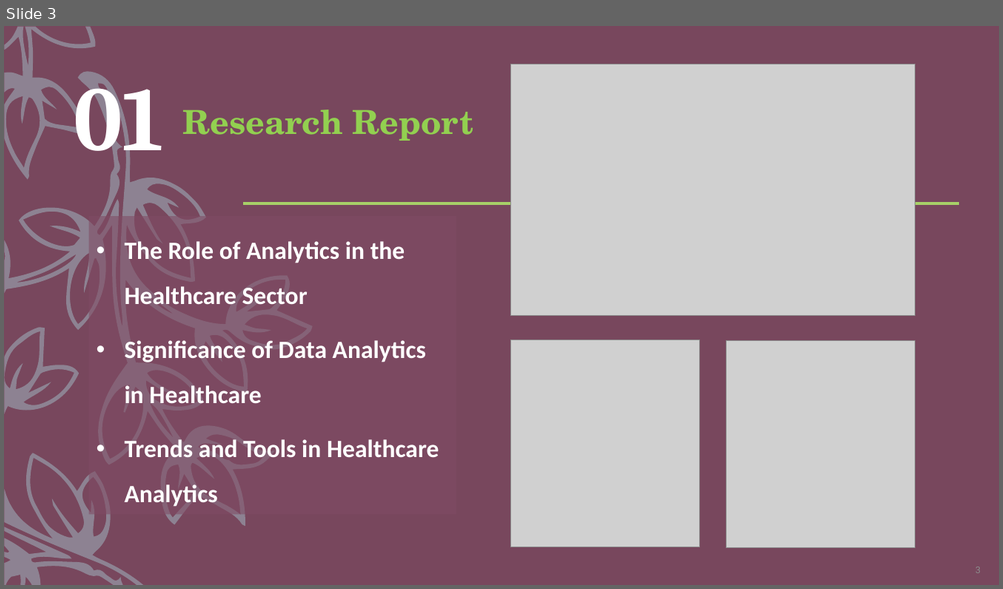
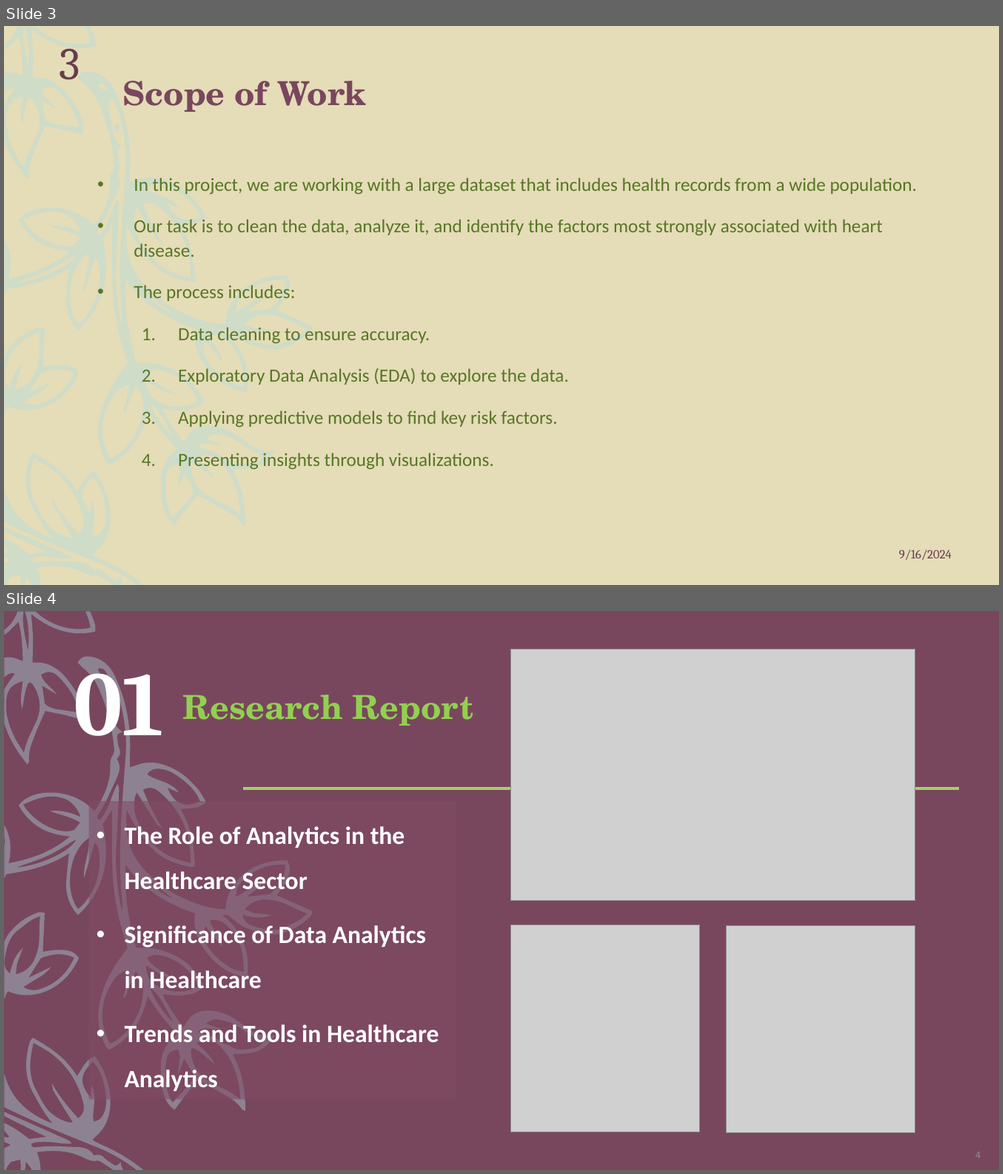
Before and after one commit to ParthiviGaikwad/Anudip, a slide deck: Mentor Mind/Problem Statement.pptx. Shown one above the other, each under a label of ours: slide 3 before the commit, slides 3 and 4 after it. The pictures are 1003x589 and 1003x1174 pixels, drawn with LibreOffice and Linux fonts; fonts in the diff are those of the drawing; grey boxes stand for pictures. Boxes give left, top, right and bottom in pixels: in the first picture for what was removed or moved away, otherwise in the second. Text is boxed around its words. In the diff, an @@ line names an element or a change of style, - is before the commit and + after.

```diff
--- a/Mentor Mind/Problem Statement.pptx
+++ b/Mentor Mind/Problem Statement.pptx
@@ slide 3 added at bbox=[4, 26, 999, 585], background #E5DCB8; not listed: 1 template element that a slide beside it also shows @@
@@ page number added at bbox=[60, 48, 80, 80], 44 pt, text #663D4E @@
+3
@@ text added at bbox=[123, 81, 367, 112], 32 pt, text #78475D, bold @@
+Scope of Work
@@ text added at bbox=[134, 178, 916, 470], 18 pt, text #577725 @@
+• In this project, we are working with a large dataset that includes health records from a wide population.
+• Our task is to clean the data, analyze it, and identify the factors most strongly associated with heart disease.
+• The process includes:
+1. Data cleaning to ensure accuracy.
+2. Exploratory Data Analysis (EDA) to explore the data.
+3. Applying predictive models to find key risk factors.
+4. Presenting insights through visualizations.
@@ text added at bbox=[899, 550, 951, 560], 12 pt, text #663D4E @@
+9/16/2024
@@ what was slide 3 is now slide 4 @@
@@ page number at bbox=[975, 1152, 980, 1157]: text changed @@
-3
+4
```
Also in this commit, not shown: 31 slides changed, 54 other slides added, 2 slides removed.
